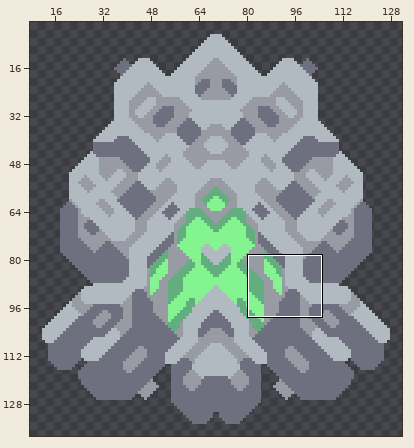
Sprite sheet -- core/assets-raw/sprites/units/cyerce.png. Above: a wide view before the commit, with the close-up outlined.
Close-up. Before:
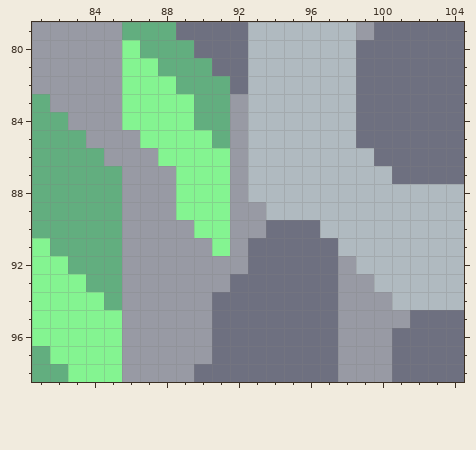
The file is 140x140 pixels. Shown: x 81..104, y 79..98. The wide view leaves out empty margins. The commit also changed other parts of the picture, which this record leaves out.
After the commit:
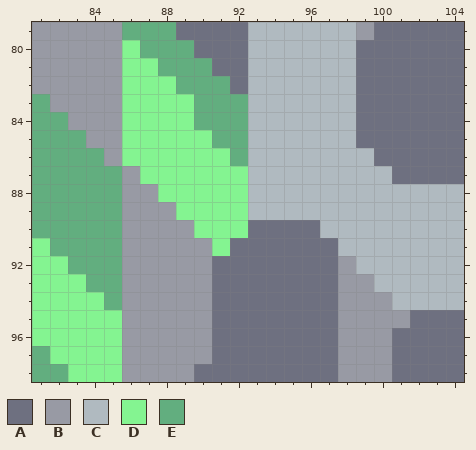
Palette (. is transparent): A #6e7080  B #989aa4  C #b0bac0  D #84f491  E #62ae7f
Changes in this commit:
The author changed colour B to colour A in row 90 at x 93; in row 91 at x 92; in row 92 at x 91 to 92; in row 93 at x 91.
The author changed colour B to colour C in row 89 at x 93.
The author changed colour B to colour D in row 85 at x 86; in row 86 at x 86 to 87; in row 87 at x 87 to 88 and 92; in row 88 at x 88 and 92; in rows 89 to 90 at x 92.
The author changed colour B to colour E in rows 83 to 86 at x 92.
Where, in picture pixels (left, top, right, bottom), the same in both close-ups:
changed: (122, 94, 266, 292)
